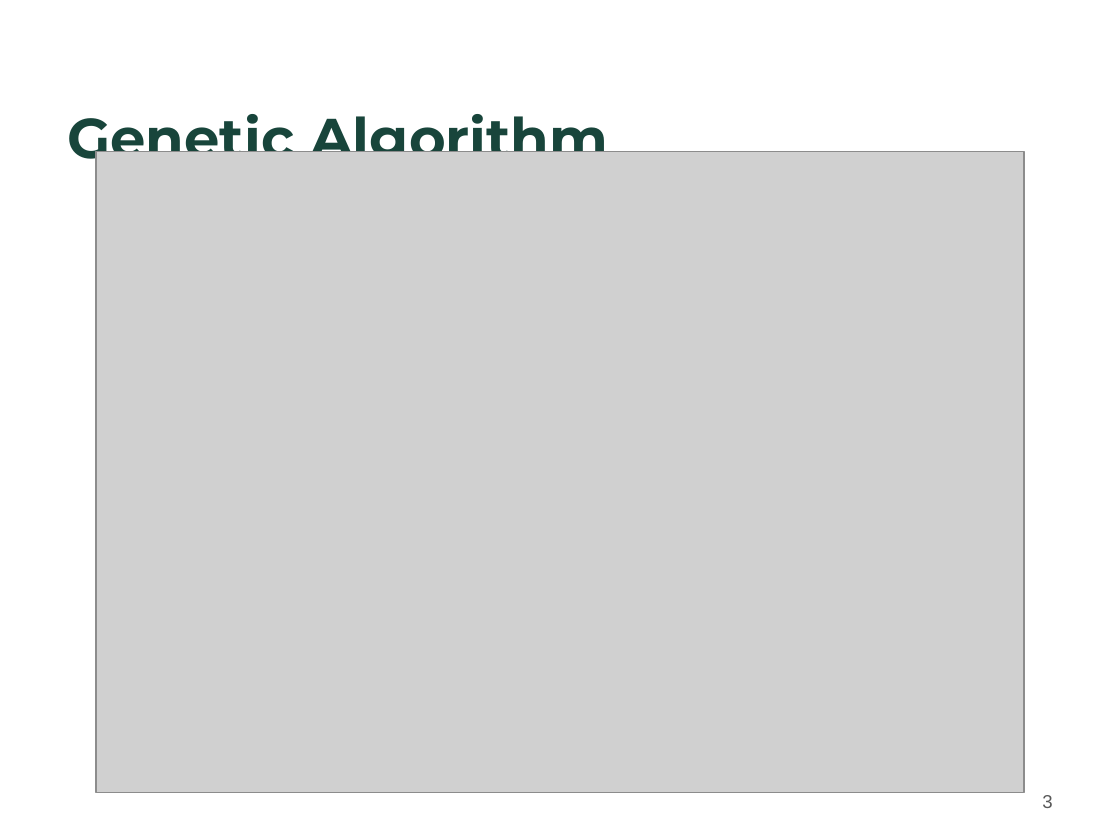
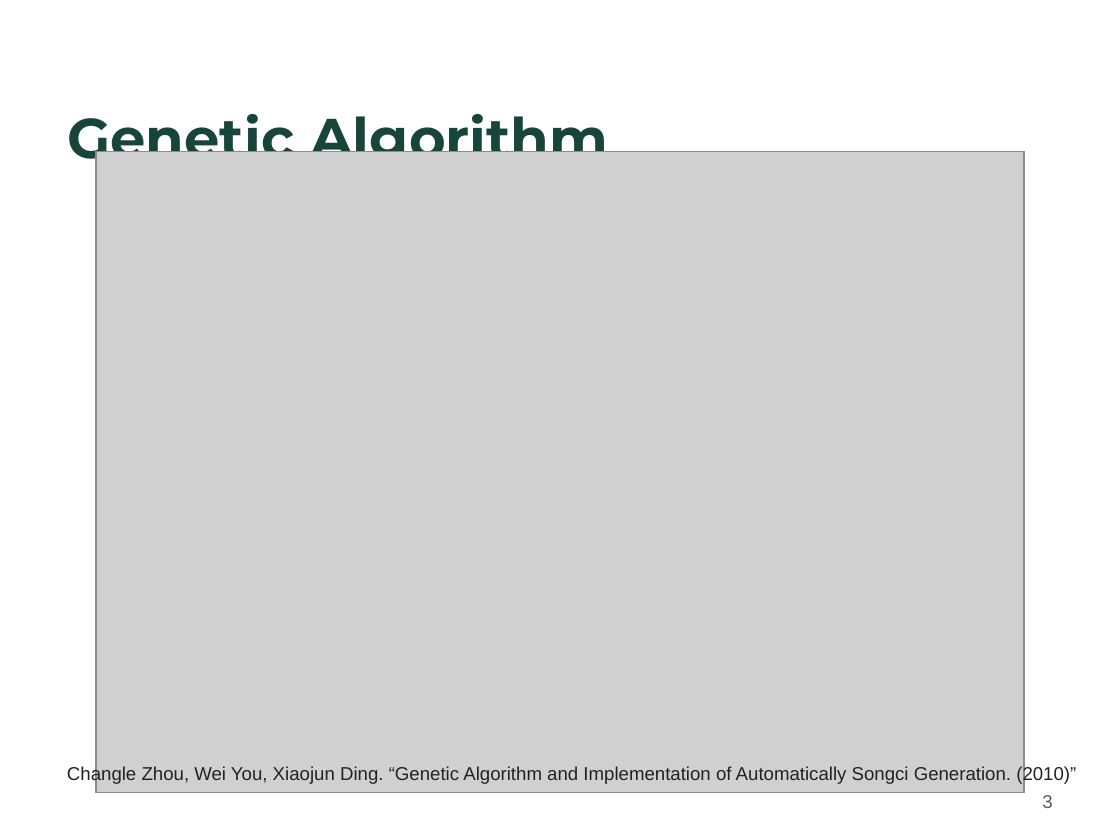
Before and after one commit to Strideradu/17spr_wang_zhu_du, a slide deck: slide 3 of Presentation/Wei-GA.pptx. Drawn at 1120x840 pixels with LibreOffice and Linux fonts; fonts in the diff are those of the drawing; grey boxes stand for pictures; background and template pictures are left out. Boxes give left, top, right and bottom in pixels: in the first picture for what was removed or moved away, otherwise in the second. Text is boxed around its words. In the diff, an @@ line names an element or a change of style, - is before the commit and + after.

Commit message:
Presentation slides
Presentation slides

```diff
--- a/Presentation/Wei-GA.pptx
+++ b/Presentation/Wei-GA.pptx
@@ text added at (67,766,1076,785), 12 pt, text #222222 @@
+Changle Zhou, Wei You, Xiaojun Ding. “Genetic Algorithm and Implementation of Automatically Songci Generation. (2010)”
```
